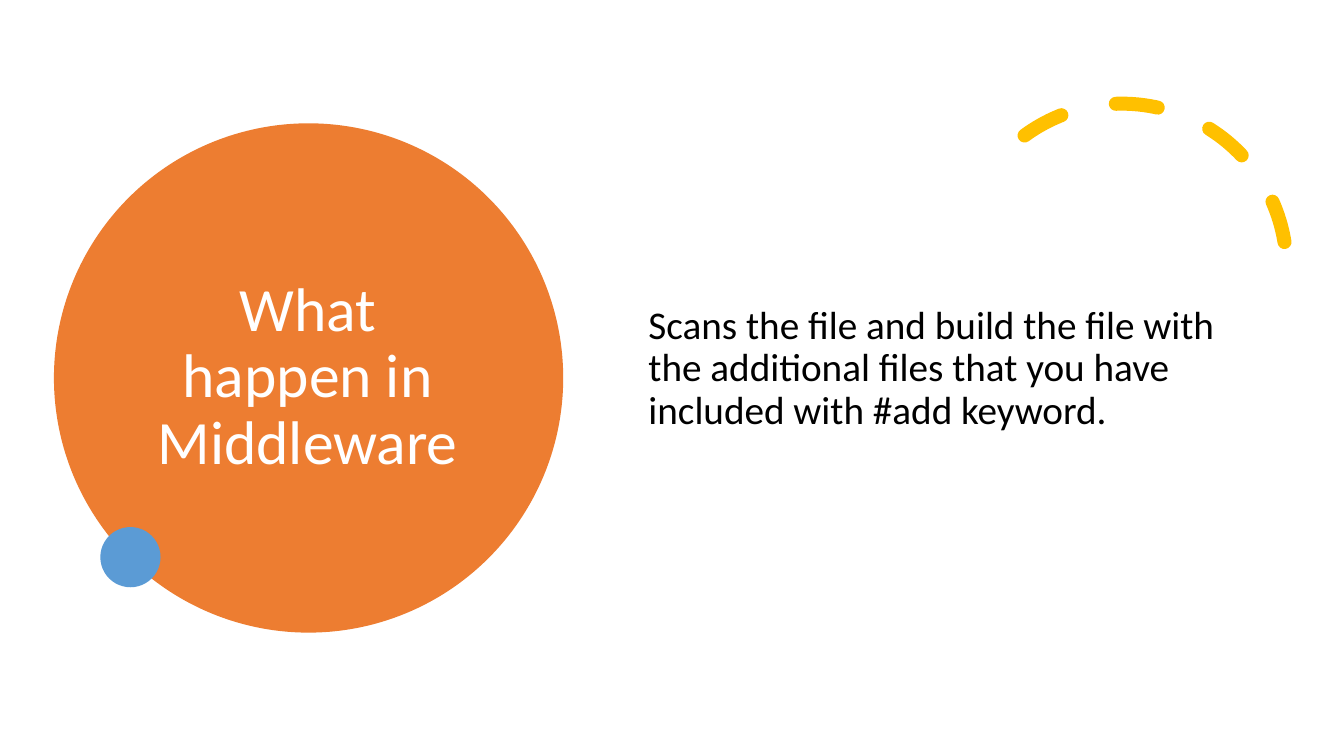
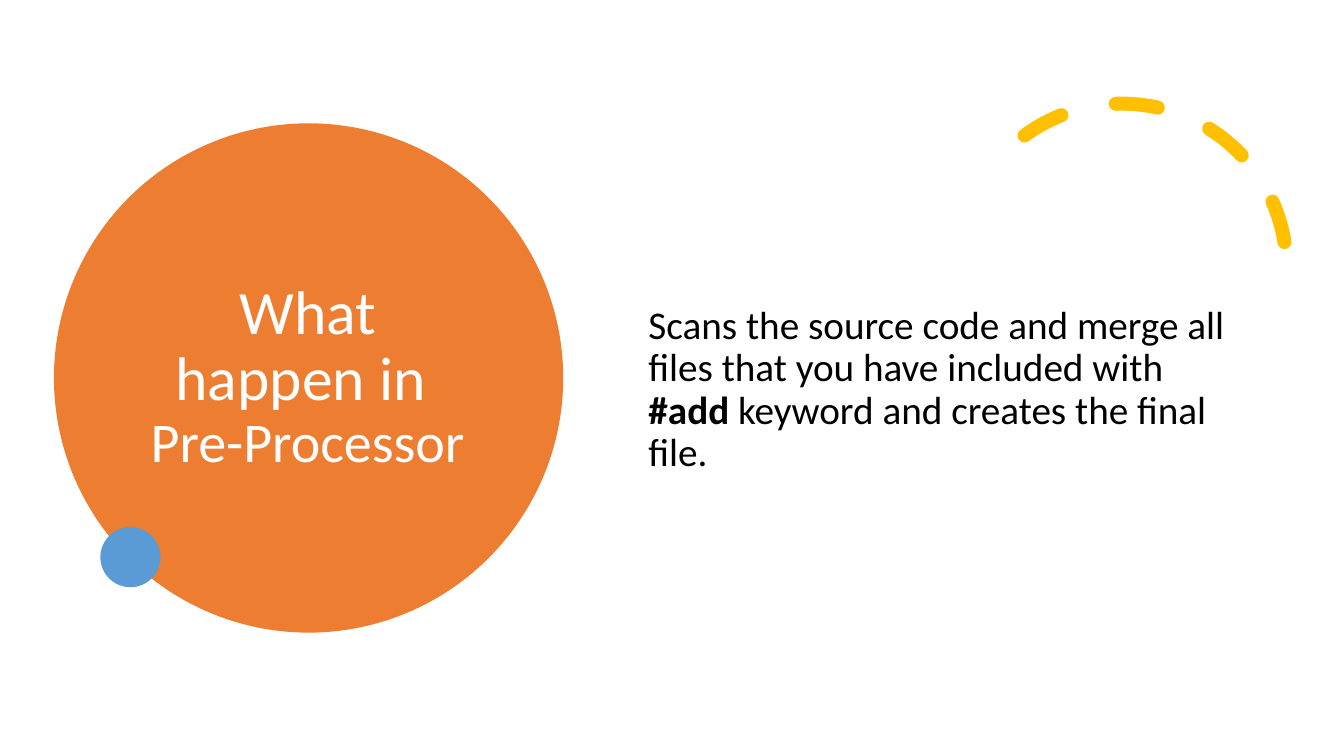
Before and after one commit to HaruTzuki/SlangIDE, a slide deck: slide 3 of Presentation/Slang IDE.pptx (slide 6 before the commit). Drawn at 1344x756 pixels with LibreOffice and Linux fonts; fonts in the diff are those of the drawing; background and template pictures are left out. Boxes give left, top, right and bottom in pixels: in the first picture for what was removed or moved away, otherwise in the second. Text is boxed around its words. In the diff, an @@ line names an element or a change of style, - is before the commit and + after.

```diff
--- a/Presentation/Slang IDE.pptx
+++ b/Presentation/Slang IDE.pptx
@@ title at [151,291,465,463]: text changed; size 44 to 40 pt @@
-What happen in Middleware
+What happen in
+Pre-Processor
@@ text at [648,311,1224,467]: text changed @@
-Scans the file and build the file with the additional files that you have included with #add keyword.
+Scans the source code and merge all files that you have included with #add keyword and creates the final file.
```
Also in this commit, not shown: 4 other slides changed, 1 slide added, 3 slides removed, 11 other files.
